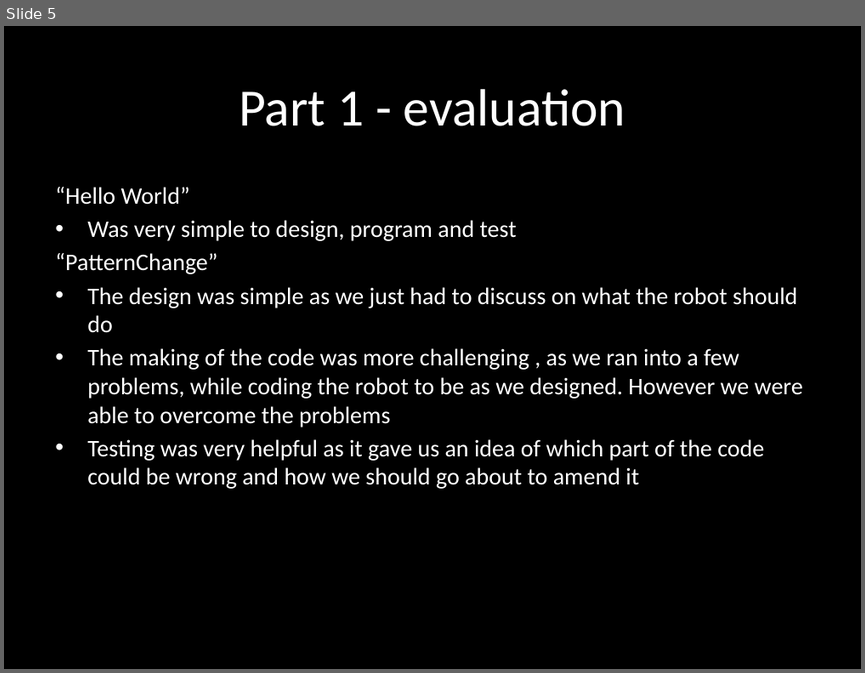
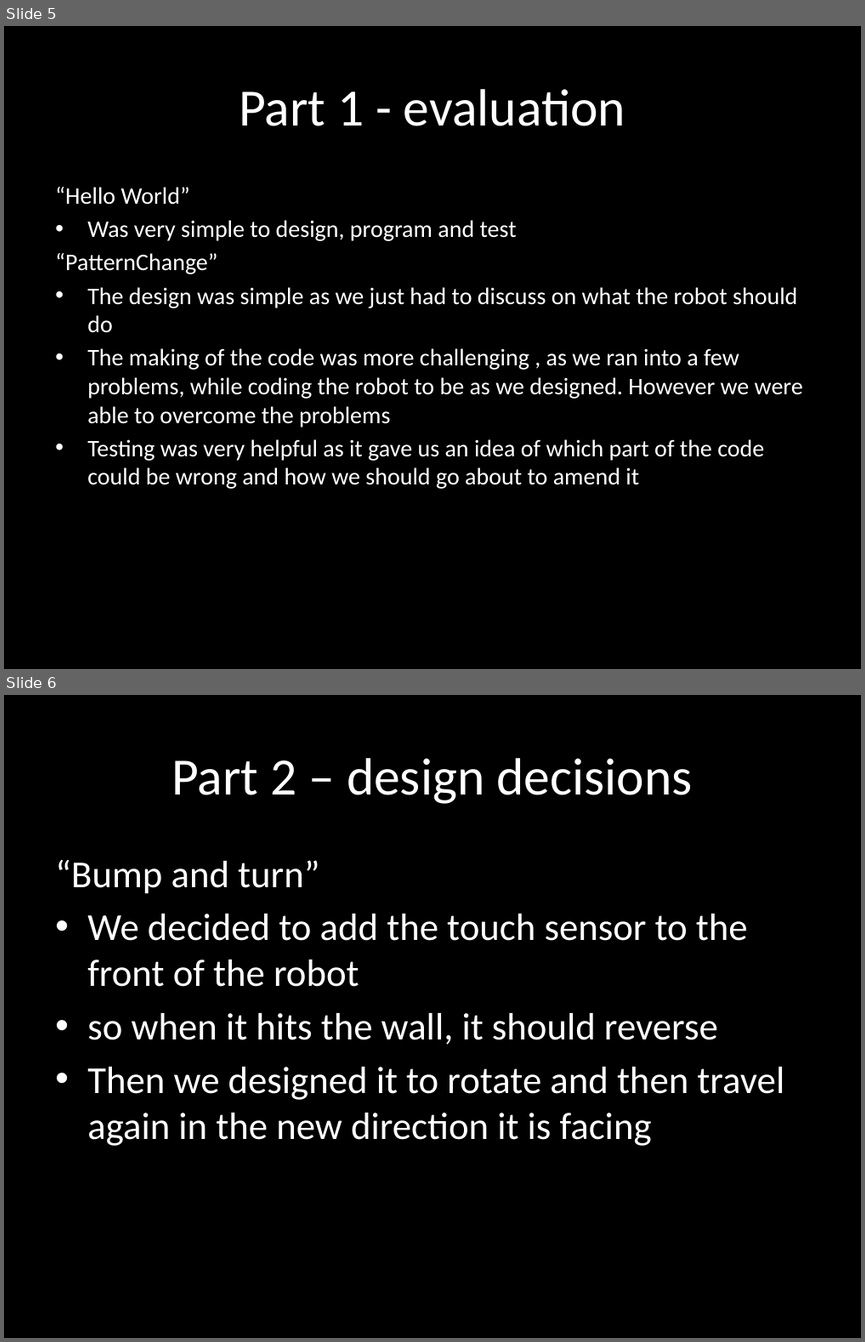
Before and after one commit to Joshiez/RobotProgramming, a slide deck: Exercise 2 Presentation.pptx. Shown one above the other, each under a label of ours: slide 5 before the commit, slides 5 and 6 after it. The pictures are 865x673 and 865x1342 pixels, drawn with LibreOffice and Linux fonts; fonts in the diff are those of the drawing. Boxes give left, top, right and bottom in pixels: in the first picture for what was removed or moved away, otherwise in the second. Text is boxed around its words. In the diff, an @@ line names an element or a change of style, - is before the commit and + after.

```diff
--- a/Exercise 2 Presentation.pptx
+++ b/Exercise 2 Presentation.pptx
@@ slide 6 added at <box>4,695,861,1338</box>, background #000000 @@
@@ title added at <box>171,758,692,804</box>, 44 pt, text #FFFFFF @@
+Part 2 – design decisions
@@ text added at <box>55,860,784,1145</box>, 32 pt, text #FFFFFF @@
+“Bump and turn”
+• We decided to add the touch sensor to the front of the robot
+• so when it hits the wall, it should reverse
+• Then we designed it to rotate and then travel again in the new direction it is facing
```
Also in this commit, not shown: 1 slide changed, 11 other slides added.
